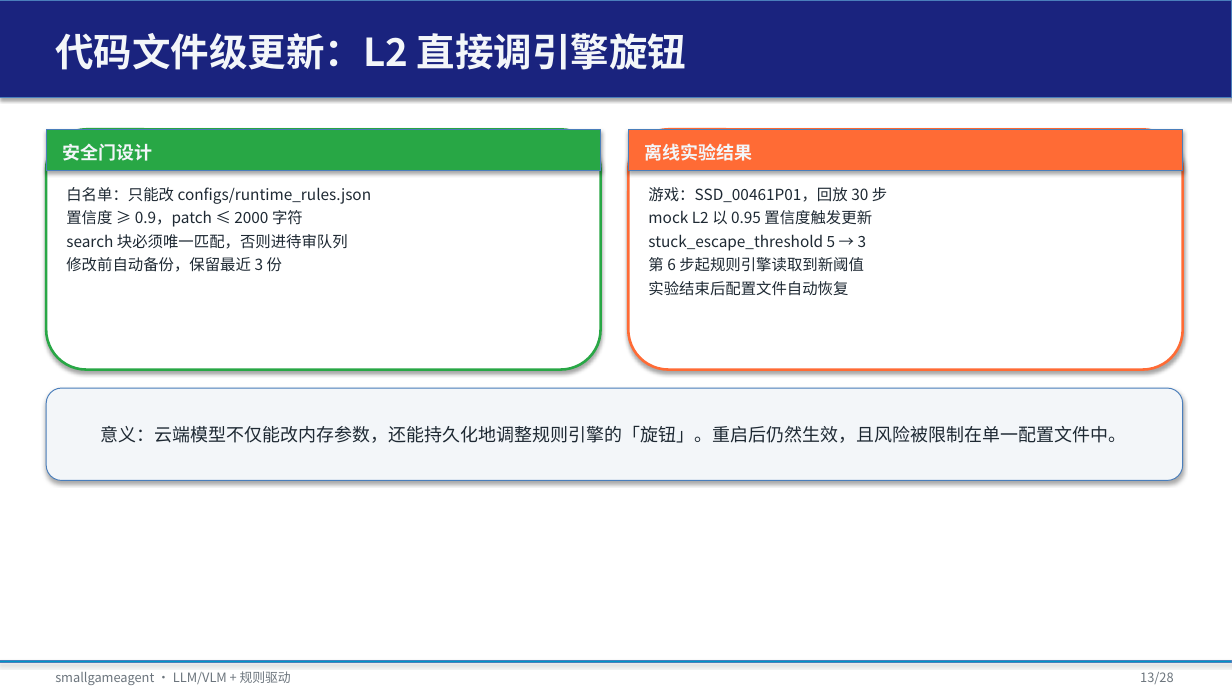
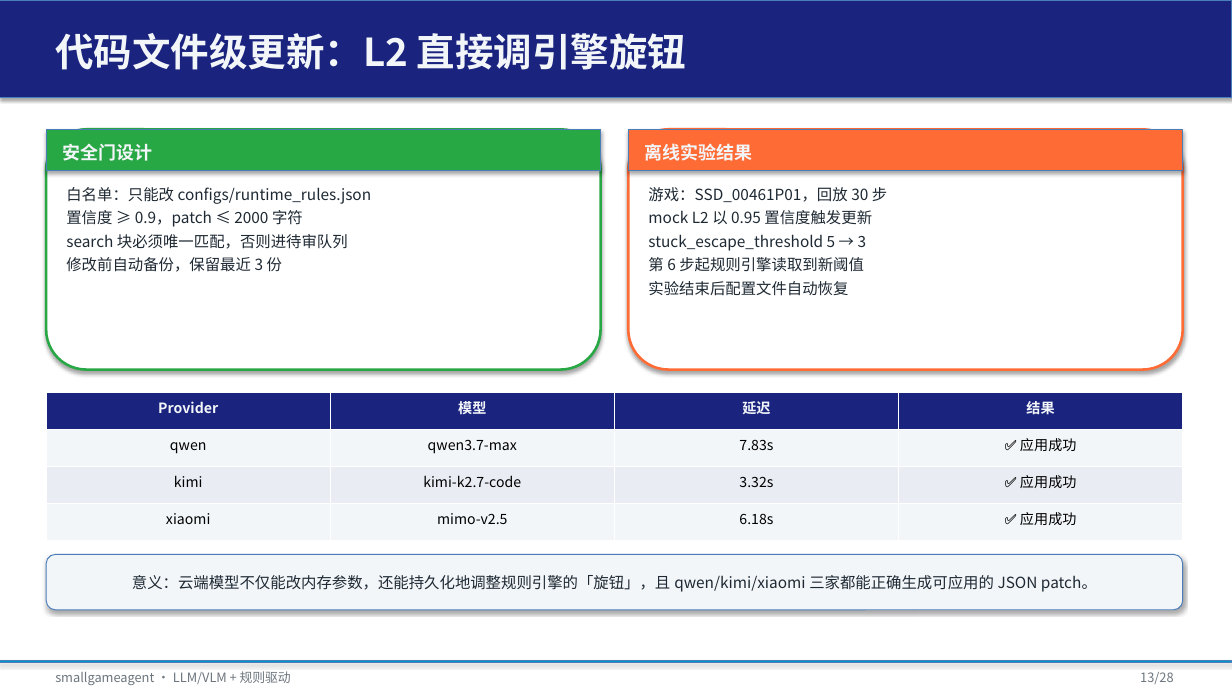
Before and after one commit to tzhazuma/smallgameagent, a slide deck: slide 13 of reports/smallgameagent_report.pptx. Drawn at 1232x693 pixels with LibreOffice and Linux fonts; fonts in the diff are those of the drawing. Boxes give left, top, right and bottom in pixels: in the first picture for what was removed or moved away, otherwise in the second. Text is boxed around its words. In the diff, an @@ line names an element or a change of style, - is before the commit and + after.

```diff
--- a/reports/smallgameagent_report.pptx
+++ b/reports/smallgameagent_report.pptx
@@ table added at [46,393,1185,541], 4 rows, 4 columns @@
+Provider | 模型 | 延迟 | 结果
+qwen | qwen3.7-max | 7.83s | ✅ 应用成功
+kimi | kimi-k2.7-code | 3.32s | ✅ 应用成功
+xiaomi | mimo-v2.5 | 6.18s | ✅ 应用成功
@@ rounded rectangle "意义：云端模型不仅能改内存参数，还能持久化地调整规则引擎的「旋钮」，且 qwen/kimi/xiaomi 三家都能正确生 ...": place and size @@
-rounded rectangle "意义：云端模型不仅能改内存参数，还能持久化地调整规则引擎的「旋钮」，且 qwen/kimi/xiaomi 三家都能正确生 ..." at [46,388,1183,481]
+rounded rectangle "意义：云端模型不仅能改内存参数，还能持久化地调整规则引擎的「旋钮」，且 qwen/kimi/xiaomi 三家都能正确生 ..." at [46,555,1183,610]
@@ text in rounded rectangle at [132,575,1097,592]: text changed; size 14 to 12 pt @@
-意义：云端模型不仅能改内存参数，还能持久化地调整规则引擎的「旋钮」。重启后仍然生效，且风险被限制在单一配置文件中。
+意义：云端模型不仅能改内存参数，还能持久化地调整规则引擎的「旋钮」，且 qwen/kimi/xiaomi 三家都能正确生成可应用的 JSON patch。
```
Also in this commit, not shown: 7 other files.
